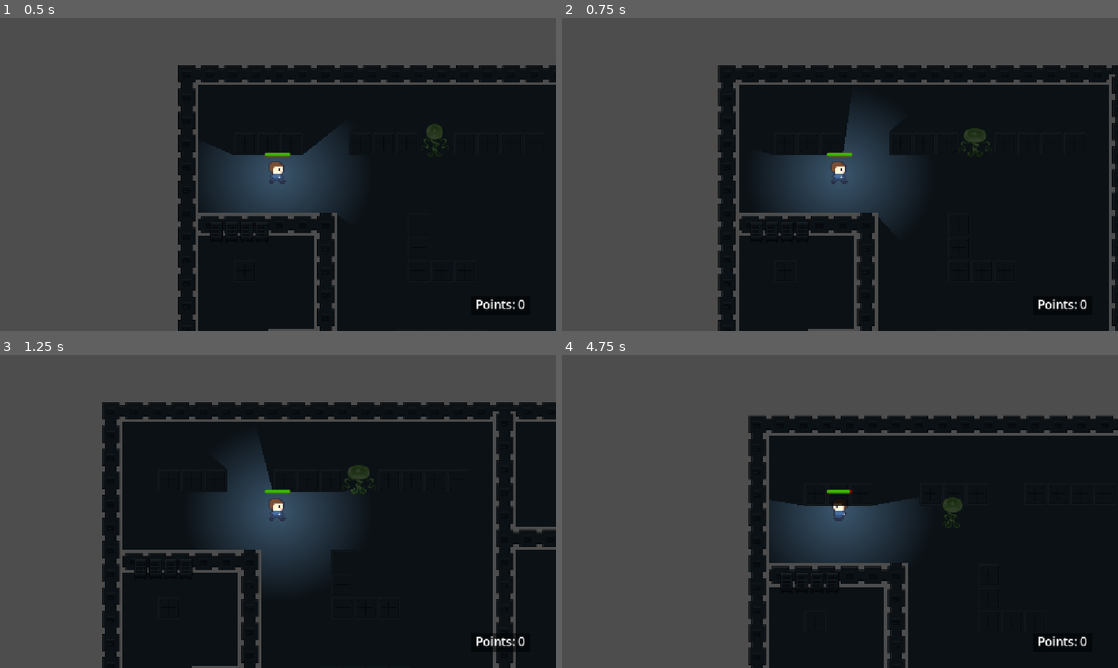
Above: before the commit, frames 1-4 (two rows, left to right).
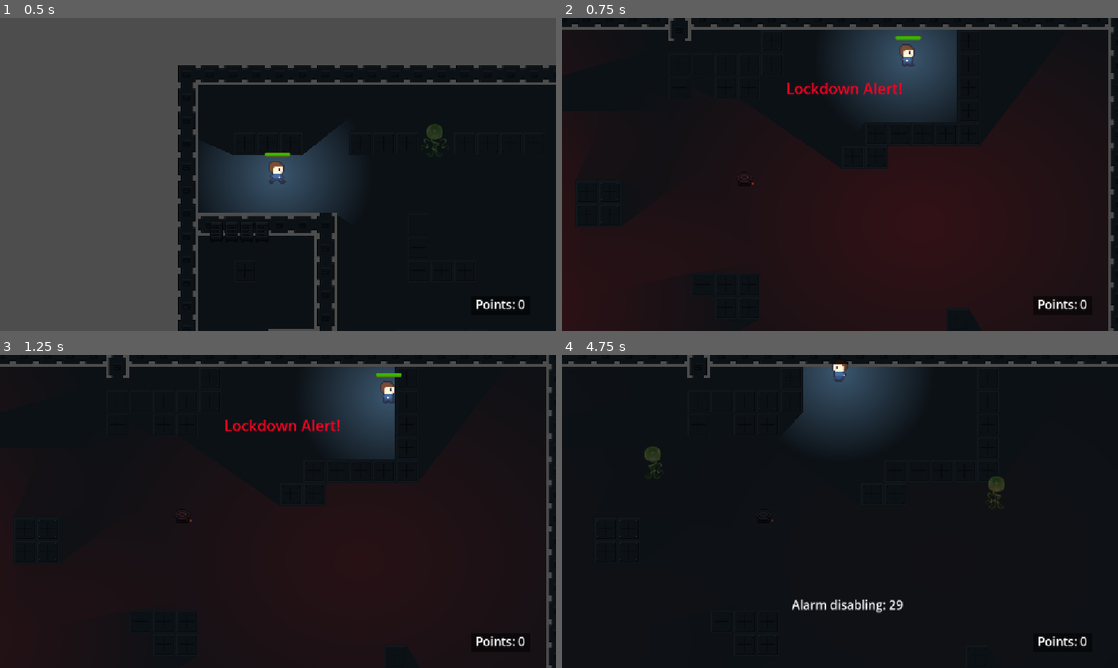
Above: after the commit, the same moments.

Repository: Simi-jpg/codesmelt-jam
Game: Godot game, scene res://scenes/level/dark.tscn
Two runs of this game, one before a commit and one after it. Both use one fixed random seed, a clock stepped at 60 frames per second and the inputs below. This scene is started directly instead of the project's main scene.
Inputs (mouse positions are in pixels of both pictures, inside the frame that each line leads up to):
- Up to frame 1 (0.5 s): no input
- Up to frame 2 (0.75 s): tap Enter (interact) at 0.5 s; move the mouse to (962, 158) at 0.52 s; hold Right (ui_right) from 0.53 s (still down); hold M from 0.53 s (still down)
- Up to frame 3 (1.25 s): keep holding Right (ui_right); keep holding M
- Up to frame 4 (4.75 s): move the mouse to (728, 527) at 1.27 s; release Right (ui_right) at 1.28 s; release M at 1.28 s; hold Down (ui_down) 1.28-2.03 s; click (728, 527) at 1.35 s; tap M at 1.55, 2.85, 3.8, 4.55 s; move the mouse to (895, 442) at 2.02 s; hold Right (ui_right) 2.03-2.78 s; hold M 2.03-2.78 s; tap Enter (interact) at 2.1 s; move the mouse to (812, 574) at 2.77 s; hold Up (ui_up) 2.78-3.53 s; move the mouse to (1006, 558) at 3.52 s; hold R 3.53-4.28 s; hold Left (ui_left) from 3.53 s (still down); move the mouse to (673, 464) at 4.27 s; tap Keypad Enter at 4.35 s

Frame 1 is identical in both runs. In frame 2, 65% of the frame differs, in the area x 0-100%, y 0-100%; in frame 3, 45%; in frame 4, 53%.

Commit message:
dark transition

Diff:
--- /dev/null
+++ b/project-red-gem/scenes/level/dark.gd
@@ -0,0 +1,12 @@
+extends Node2D
+@onready var label: Label = $CanvasLayer/Label
+
+
+func _input(event):
+	if Input.is_key_pressed(KEY_M):
+		get_tree().change_scene_to_file("res://scenes/level/dark-survival.tscn")
+
+
+func _on_area_2d_body_shape_entered(body_rid: RID, body: Node2D, body_shape_index: int, local_shape_index: int) -> void:
+	if body.is_in_group("player"):
+		label.show()
--- a/project-red-gem/scenes/level/dark.tscn
+++ b/project-red-gem/scenes/level/dark.tscn
@@ -1,5 +1,6 @@
 [gd_scene format=4 uid="uid://cptu01hq81xqk"]
 
+[ext_resource type="Script" uid="uid://d04k2mm7hg4e4" path="res://scenes/level/dark.gd" id="1_adurc"]
 [ext_resource type="Texture2D" uid="uid://iq44r7inac43" path="res://tilesets/orbital_oupost_tileset.png" id="1_v6lnm"]
 [ext_resource type="PackedScene" uid="uid://bkn3q84g6m28" path="res://scenes/character/player.tscn" id="2_rij2t"]
 [ext_resource type="PackedScene" uid="uid://bmfarogbqch1t" path="res://scenes/character/glowy-alien.tscn" id="3_rij2t"]
@@ -287,7 +288,11 @@
 [sub_resource type="CircleShape2D" id="CircleShape2D_xhcmu"]
 radius = 186.31
 
-[node name="Dark" type="Node2D" unique_id=1742219981]
+[sub_resource type="CircleShape2D" id="CircleShape2D_0cnue"]
+radius = 50.01
+
+[node name="Dark2" type="Node2D" unique_id=1742219981]
+script = ExtResource("1_adurc")
 
 [node name="TileMapLayer" type="TileMapLayer" parent="." unique_id=731028297]
 tile_map_data = PackedByteArray("AAACAAAAAAAFAAUAAAACAAEAAAAAAAAAAAADAAAAAAAEAAUAAAADAAEAAAAAAAAAAAACAAIAAAAAAAAAAAACAA …(48944 unchanged characters)…
@@ -361,5 +366,22 @@
 shadow_enabled = true
 texture = SubResource("GradientTexture2D_0cnue")
 
+[node name="Area2D" type="Area2D" parent="Gem" unique_id=823349160]
+
+[node name="CollisionShape2D" type="CollisionShape2D" parent="Gem/Area2D" unique_id=762270569]
+shape = SubResource("CircleShape2D_0cnue")
+
+[node name="CanvasLayer" type="CanvasLayer" parent="." unique_id=1376013521]
+
+[node name="Label" type="Label" parent="CanvasLayer" unique_id=346637765]
+visible = false
+offset_left = 472.0
+offset_top = 235.0
+offset_right = 680.0
+offset_bottom = 258.0
+text = "You have the gem! Press M"
+
+[connection signal="body_shape_entered" from="Gem/Area2D" to="." method="_on_area_2d_body_shape_entered"]
+
 [editable path="GlowyAlien5"]
 [editable path="GlowyAlien6"]
Not shown, added: project-red-gem/scenes/level/dark.gd.uid
